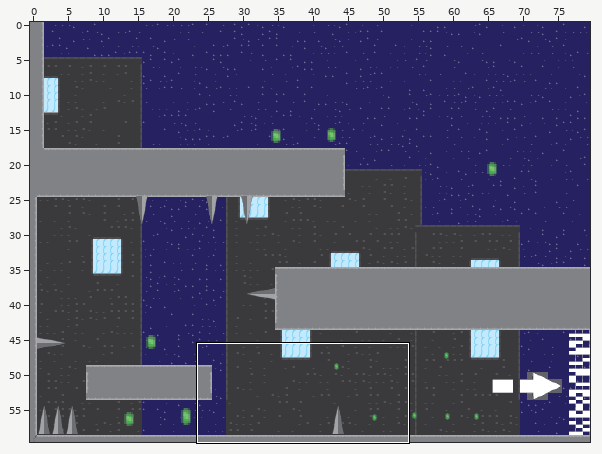
An edit to a level. Tiled map, assets/Tilemaps/Map1.tmx. The first picture is a wide view before the edit; the outline marks the close-up.
Close-up. Earlier state:
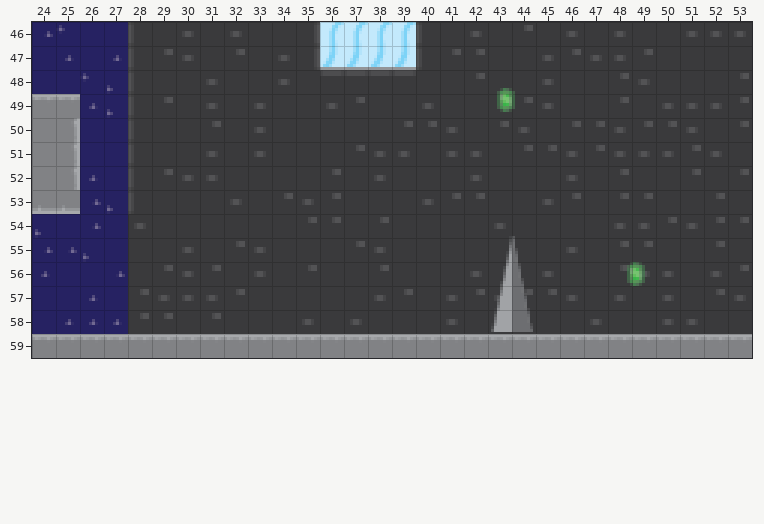
Cells are 8x8 px. Shown: x 24..53, y 46..59. The commit also changed other parts of the map, which this record leaves out.
After:
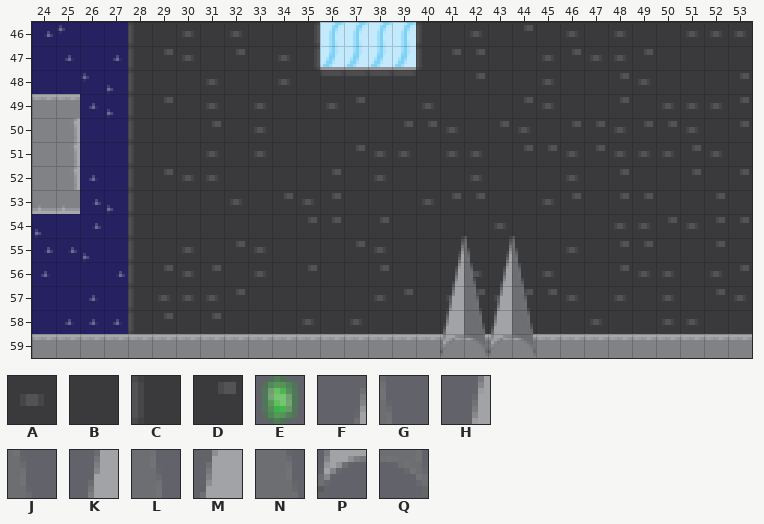
Key: from "tileset1": A 18, B 19, C 25, D 26, E 30; from "tileset2": F 78, G 79, H 94, J 95, K 110, L 111, M 126, N 127, P 142, Q 143.
_ is an empty cell.
Objects are placed by their top-left corner, in cells (3,4 is the top-left corner of cell 3,4); size is 1x1 cell unless given.
Edits made:
{"where": "layer \"BG\""}
{"y":54,"x":28,"old":"A","new":"C"}
{"y":55,"x":28,"old":"B","new":"C"}
{"y":56,"x":28,"old":"B","new":"C"}
{"y":57,"x":28,"old":"D","new":"C"}
{"y":58,"x":28,"old":"D","new":"C"}
{"where": "layer \"Hazard\""}
{"y":55,"x":41,"old":"__","new":"FG"}
{"y":56,"x":41,"old":"__","new":"HJ"}
{"y":57,"x":41,"old":"__","new":"KL"}
{"y":58,"x":41,"old":"__","new":"MN"}
{"y":59,"x":41,"old":"____","new":"PQPQ"}
{"where": "layer \"Objects\""}
{"was": "E at 43.2,48.8"}
{"was": "E at 48.7,56"}
{"label":"removed","picture_box":[497,88,515,112]}
{"label":"changed","picture_box":[128,214,149,334]}
{"label":"added","picture_box":[440,236,536,356]}
{"label":"removed","picture_box":[627,262,645,286]}
